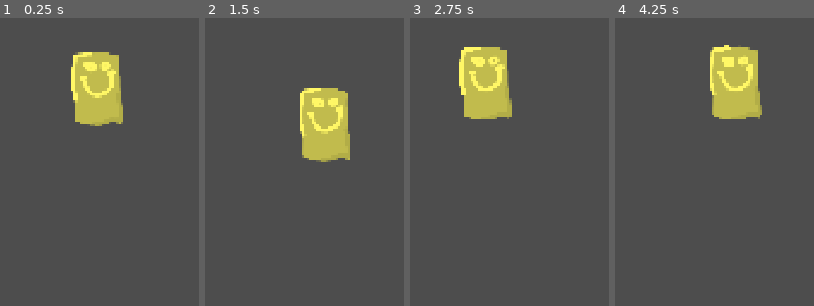
Above: before the commit, frames 1-4 (left to right).
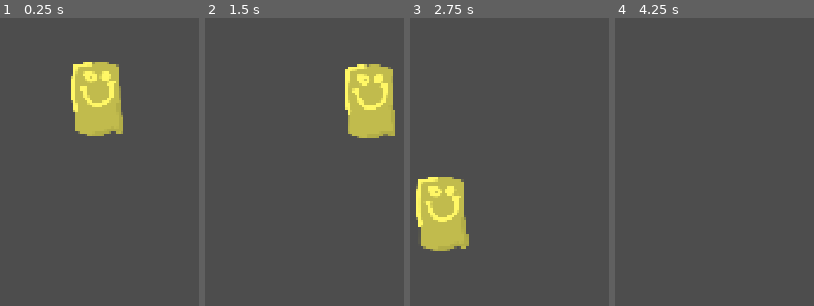
Above: after the commit, the same moments.

Repository: ParadoxicXenos/haven-game-wlg
Game: Godot game, scene res://Scenes/levels.tscn
Two runs of this game, one before a commit and one after it. Both use one fixed random seed, a clock stepped at 60 frames per second and the inputs below.
Inputs:
- Up to frame 1 (0.25 s): no input
- Up to frame 2 (1.5 s): hold Right (right) from 0.53 s (still down); tap Up (up) at 0.77 s
- Up to frame 3 (2.75 s): tap Up (up) at 1.52 s; release Right (right) at 2.03 s; hold Left (left) from 2.03 s (still down)
- Up to frame 4 (4.25 s): release Left (left) at 2.78 s; hold Right (right) from 2.78 s (still down); tap Up (up) at 3.02, 3.77 s

The runs differ from the first frame. In frame 1, 3.4% of the frame differs, in the area x 35-62%, y 11-41%; in frame 2, 12%; in frame 3, 12%, in the area x 3-52%, y 10-81%; in frame 4, 6.0%.

Commit message:
Better platforming

Diff:
--- a/game/Scenes/levels.tscn
+++ b/game/Scenes/levels.tscn
@@ -9,7 +9,8 @@
 
 [node name="Levels" type="Node2D" unique_id=1159028874]
 
-[node name="Main" parent="." unique_id=591414065 instance=ExtResource("1_yh33m")]
+[node name="Player" parent="." unique_id=591414065 instance=ExtResource("1_yh33m")]
+position = Vector2(963, 539)
 
 [node name="StaticBody2D" type="StaticBody2D" parent="." unique_id=1104524643]
 physics_material_override = SubResource("PhysicsMaterial_g4v7s")
--- a/game/Scenes/player.tscn
+++ b/game/Scenes/player.tscn
@@ -6,7 +6,7 @@
 [sub_resource type="RectangleShape2D" id="RectangleShape2D_u0f01"]
 size = Vector2(110, 170)
 
-[node name="Main" type="Node2D" unique_id=591414065]
+[node name="Player" type="Node2D" unique_id=591414065]
 
 [node name="CharacterBody2D" type="CharacterBody2D" parent="." unique_id=837976391]
 script = ExtResource("1_bo1nx")
--- a/game/Scripts/character_body_2d.gd
+++ b/game/Scripts/character_body_2d.gd
@@ -1,14 +1,15 @@
 extends CharacterBody2D
 
 
-const SPEED = 300.0
-const JUMP_VELOCITY = -400.0
+const SPEED = 900.0
+const GRAVITY = 2000.0
+const JUMP_VELOCITY = -800.0
 
 
 func _physics_process(delta: float) -> void:
 	# Add the gravity.
 	if not is_on_floor():
-		velocity += get_gravity() * delta
+		velocity += Vector2(0, GRAVITY) * delta
 
 	# Handle jump.
 	if Input.is_action_just_pressed("up") and is_on_floor():
